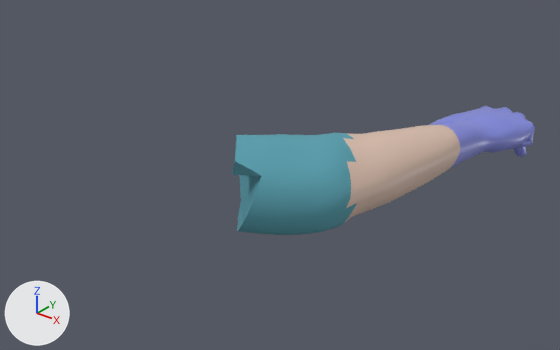
Two versions of the glTF model assets/models/main_pouls.glb, one commit apart.
Camera for both pictures: a 50 mm camera at (0.387, -1.017, 0.472) aimed at (-0.143, -0.355, 0.061). Lighting does not change. The marker at lower left points along +X, +Y and +Z. The picture after the commit comes second. Vertices at exactly the same position are counted once.

In view in the first picture: 'main_pouls'.
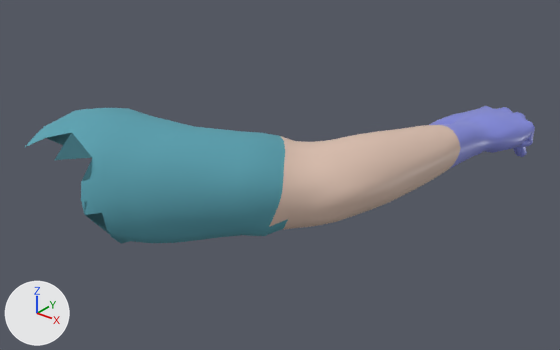
Boxes [x1, y1, x2, y2] around the edits, measured in the pictures (560 x 350 px):
'main_pouls', reshaped (68% wider, 7% taller): before [232, 106, 535, 235]; after [25, 106, 535, 244]
part 1 of me_main_pouls_001, built on: before [232, 133, 361, 235]; after [25, 108, 361, 244]
part 2 of me_main_pouls_001, recoloured: [270, 137, 357, 229] in both

Edits to the bpy script that builds the scene:
```text
Change mat_gant:
    where n0 = _N.new('ShaderNodeBsdfPrincipled'); n0.name = 'Principled BSDF'
    add n0.inputs[0].default_value = (0.24, 0.27, 0.78, 1.0)  # 'Base Color', blue #868ee5
    remove n2 = _N.new('ShaderNodeMix'); n2.name = 'Mix'
    remove n2.data_type = 'RGBA'
    remove n2.blend_type = 'MULTIPLY'
    remove n2.inputs[0].default_value = 1.0  # 'Factor'
    remove n2.inputs[7].default_value = (0.24, 0.27, 0.78, 1.0)  # 'B', blue #868ee5
    remove n3 = _N.new('ShaderNodeVertexColor'); n3.name = 'Color Attribute'
    remove _L.new(n2.outputs[2], n0.inputs[0])  # 'Result' to 'Base Color'
    remove _L.new(n3.outputs[0], n2.inputs[6])  # 'Color' to 'A'
Change mat_peau_medecin:
    where n0 = _N.new('ShaderNodeBsdfPrincipled'); n0.name = 'Principled BSDF'
    add n0.inputs[0].default_value = (0.75, 0.55, 0.45, 1.0)  # 'Base Color', beige #e1c4b3
    remove n2 = _N.new('ShaderNodeMix'); n2.name = 'Mix'
    remove n2.data_type = 'RGBA'
    remove n2.blend_type = 'MULTIPLY'
    remove n2.inputs[0].default_value = 1.0  # 'Factor'
    remove n2.inputs[7].default_value = (0.75, 0.55, 0.45, 1.0)  # 'B', beige #e1c4b3
    remove n3 = _N.new('ShaderNodeVertexColor'); n3.name = 'Color Attribute'
    remove _L.new(n2.outputs[2], n0.inputs[0])  # 'Result' to 'Base Color'
    remove _L.new(n3.outputs[0], n2.inputs[6])  # 'Color' to 'A'
Change mat_tunique:
    where n0 = _N.new('ShaderNodeBsdfPrincipled'); n0.name = 'Principled BSDF'
    add n0.inputs[0].default_value = (0.1, 0.36, 0.44, 1.0)  # 'Base Color', cyan #59a2b1
    remove n2 = _N.new('ShaderNodeMix'); n2.name = 'Mix'
    remove n2.data_type = 'RGBA'
    remove n2.blend_type = 'MULTIPLY'
    remove n2.inputs[0].default_value = 1.0  # 'Factor'
    remove n2.inputs[7].default_value = (0.1, 0.36, 0.44, 1.0)  # 'B', cyan #59a2b1
    remove n3 = _N.new('ShaderNodeVertexColor'); n3.name = 'Color Attribute'
    remove _L.new(n2.outputs[2], n0.inputs[0])  # 'Result' to 'Base Color'
    remove _L.new(n3.outputs[0], n2.inputs[6])  # 'Color' to 'A'
Change me_main_pouls_001:
    used by ob_main_pouls; location = (0.0, 0.0, 0.0)
    remove me_main_pouls_001.from_pydata(...)  # 1954 vertices, 3904 faces; spans x -0.125..0.053, y -0.517..0.013, z 0.002..0.164
    add me_main_pouls_001.from_pydata(...)  # 2122 vertices, 4236 faces; spans x -0.279..0.053, y -0.63..0.013, z 0.002..0.19
    me_main_pouls_001 part 1: 132 vertices moved from x -0.123..0.011, y -0.508..-0.351, z 0.059..0.16 to x -0.121..0.008, y -0.507..-0.352, z 0.063..0.162; 18 vertices removed from x -0.125..-0.051, y -0.517..-0.428, z 0.07..0.164; 186 vertices added at x -0.279..-0.045, y -0.63..-0.423, z 0.064..0.19
    me_main_pouls_001 part 2: 206 faces spanning x -0.107..0.011, y -0.499..-0.349, z 0.064..0.156 switch from mat_tunique to mat_peau_medecin (beige #e1c4b3)
```
